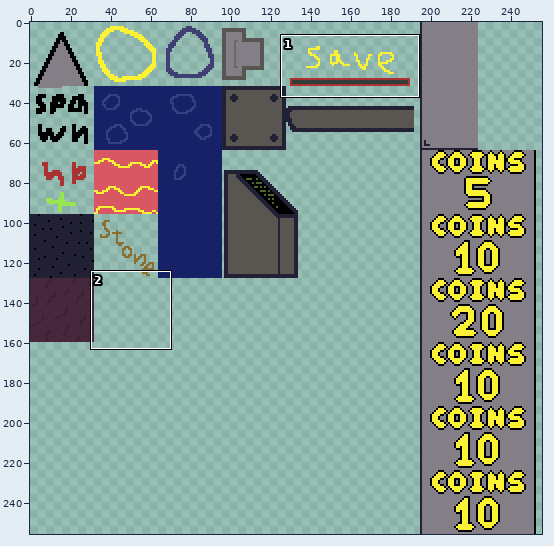
Edited in one commit: sprite sheet (web/public/assets/images/main_tiles.png). Above: a wide view before the commit, with the close-up outlined.
Close-up. Old version:
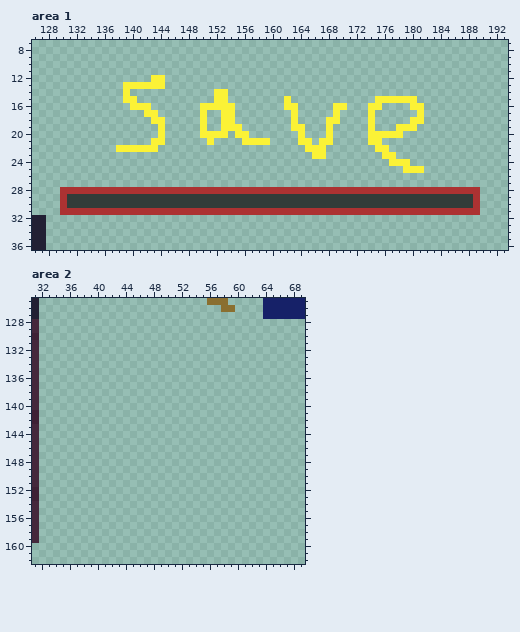
The file is 256x256 pixels. Shown: area 1: x 126..193, y 7..36; area 2: x 31..69, y 125..162.
The same view after the edit:
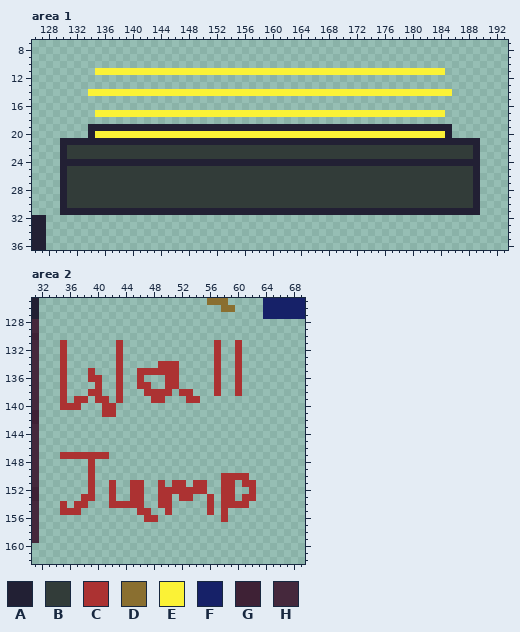
Palette (. is transparent): A #222034  B #323c39  C #ac3232  D #8a6f30  E #fbf236  F #162168  G #3e2135  H #45283c
Diff:
Changed rows in their new state; - is an unchanged pixel.
Area 1:
first column x 130:
11 -----EEEEEEEEEEEEEEEEEEEEEEEEEEEEEEEEEEEEEEEEEEEEEEEEEE-----
12 -------------..---------------------------------------------
13 ---------......---------------------------------------------
14 ----EEEEE-EEEEEEEEEEEE--EEEEEEEEEEEEEEEEEEEEEEEEEEEEEEEE----
15 ---------..-----------..--------.------------......---------
16 ----------...-------.....-------..-----..---..----..--------
17 -----EEEEEEE--EEEEEE-EE--EEEEEEEE-EEEEE-EEEE-EEEEEE-EEE-----
18 -------------..-----.--..--------.----..----.-----..--------
19 ----AAAAAAAAAAAAAAAAAAAAAAAAAAAAAAAAAAAAAAAAAAAAAAAAAAAA----
20 ----AEEEEEEEEE-EEEEE----E--EEEEEEE-EEE-EEEEE-----EEEEEEA----
21 AAAAAAAAAAAAAAAAAAAAAAAAAAAAAAAAAAAAAAAAAAAAAAAAAAAAAAAAAAAA
22 ABBBBBBBBBBBBBBBBBBBBBBBBBBBBBBBBBBBBBBBBBBBBBBBBBBBBBBBBBBA
23 ABBBBBBBBBBBBBBBBBBBBBBBBBBBBBBBBBBBBBBBBBBBBBBBBBBBBBBBBBBA
24 AAAAAAAAAAAAAAAAAAAAAAAAAAAAAAAAAAAAAAAAAAAAAAAAAAAAAAAAAAAA
25 ABBBBBBBBBBBBBBBBBBBBBBBBBBBBBBBBBBBBBBBBBBBBBBBBBBBBBBBBBBA
26 ABBBBBBBBBBBBBBBBBBBBBBBBBBBBBBBBBBBBBBBBBBBBBBBBBBBBBBBBBBA
27 ABBBBBBBBBBBBBBBBBBBBBBBBBBBBBBBBBBBBBBBBBBBBBBBBBBBBBBBBBBA
28 ABBBBBBBBBBBBBBBBBBBBBBBBBBBBBBBBBBBBBBBBBBBBBBBBBBBBBBBBBBA
29 A----------------------------------------------------------A
30 A----------------------------------------------------------A
31 AAAAAAAAAAAAAAAAAAAAAAAAAAAAAAAAAAAAAAAAAAAAAAAAAAAAAAAAAAAA
Area 2:
first column x 35:
131 C-------C-------------C--C
132 C-------C-------------C--C
133 C-------C-------------C--C
134 C-------C-----CCC-----C--C
135 C---C---C--CCCCCC-----C--C
136 C---CC--C--C---CC-----C--C
137 C----C--C--CC--CC-----C--C
138 C---CC--C---CCCC-CC---C--C
139 C-CC-CC-C----CC---CC------
140 CCC---CC------------------
141 ------CC------------------
first column x 35:
147 CCCCCCC---------------------
148 ----C-----------------------
149 ----C-----------------------
150 ----C------------------CCCC-
151 ----C--C--CC--C-CC-CC--CC-CC
152 ----C--C--CC--CCCCCCC--CC--C
153 ---CC--C--CC--CC-CC--C-CC-CC
154 C-CC---CCCCC--CC-----C-CCCC-
155 CCC--------CC--C-----C-C----
156 ------------CC---------C----
Boxes around the changes in both close-ups, in picture pixels (x1, y1, x2, y2):
changed: (60, 68, 480, 215)
added: (60, 340, 242, 417)
added: (60, 452, 256, 522)
